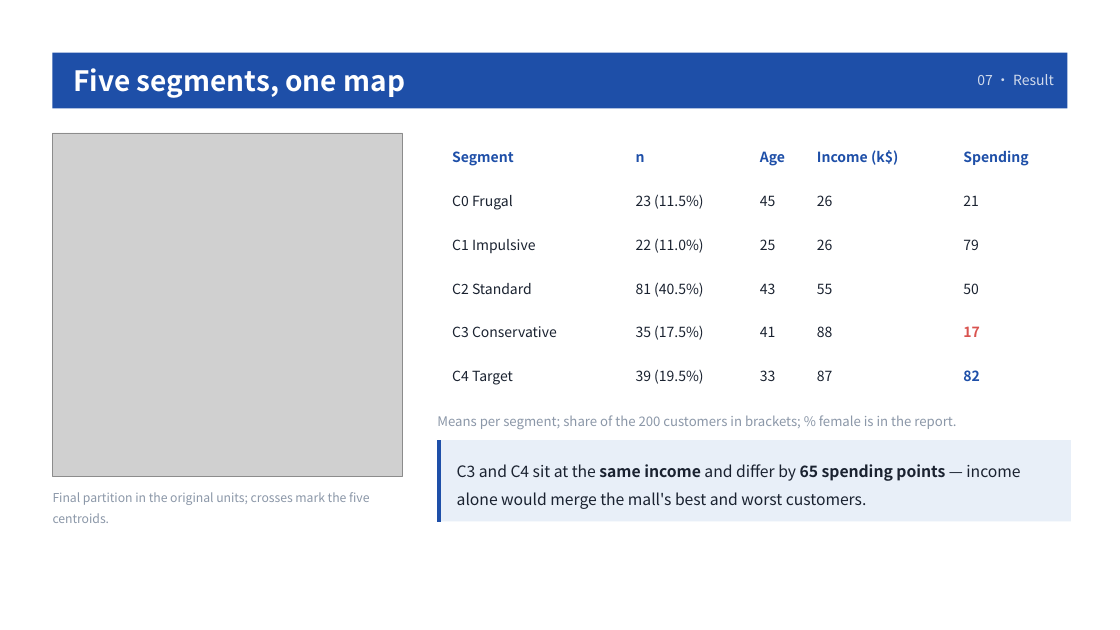
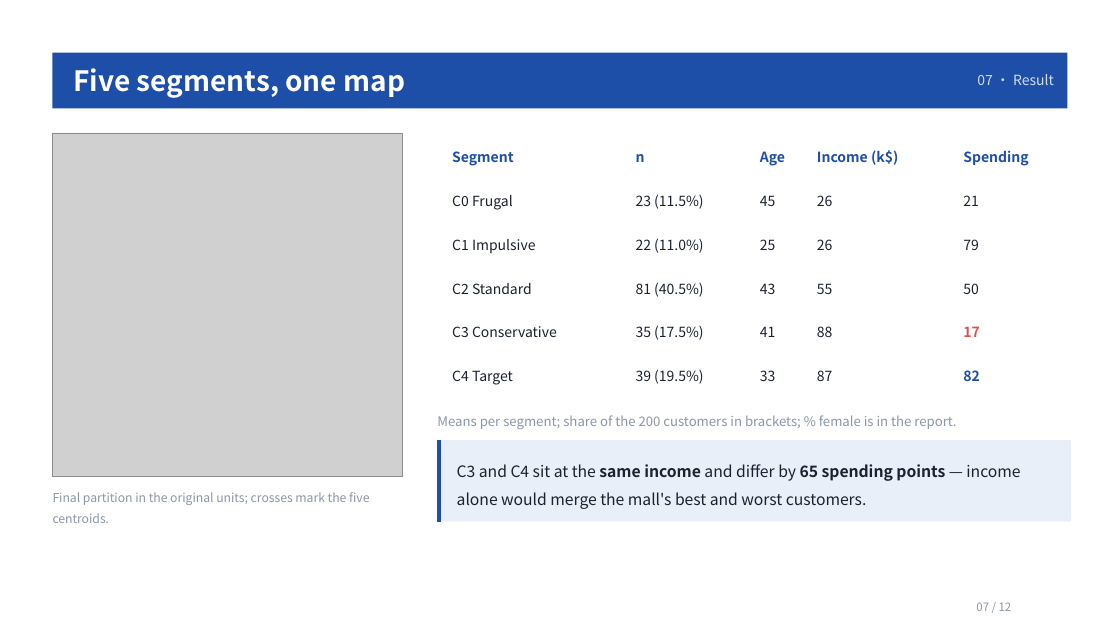
Before and after one commit to kaixinguaika/mall-customer-segmentation, a slide deck: slide 7 of slides/Mall_Customer_Segmentation.pptx. Drawn at 1120x630 pixels with LibreOffice and Linux fonts; fonts in the diff are those of the drawing; grey boxes stand for pictures. Boxes give left, top, right and bottom in pixels: in the first picture for what was removed or moved away, otherwise in the second. Text is boxed around its words. In the diff, an @@ line names an element or a change of style, - is before the commit and + after.

```diff
--- a/slides/Mall_Customer_Segmentation.pptx
+++ b/slides/Mall_Customer_Segmentation.pptx
@@ text added at <box>976,602,1012,611</box>, 9.8 pt, text #8B97A8 @@
+07 / 12
```
Also in this commit, not shown: 10 other slides changed, 12 other files.
